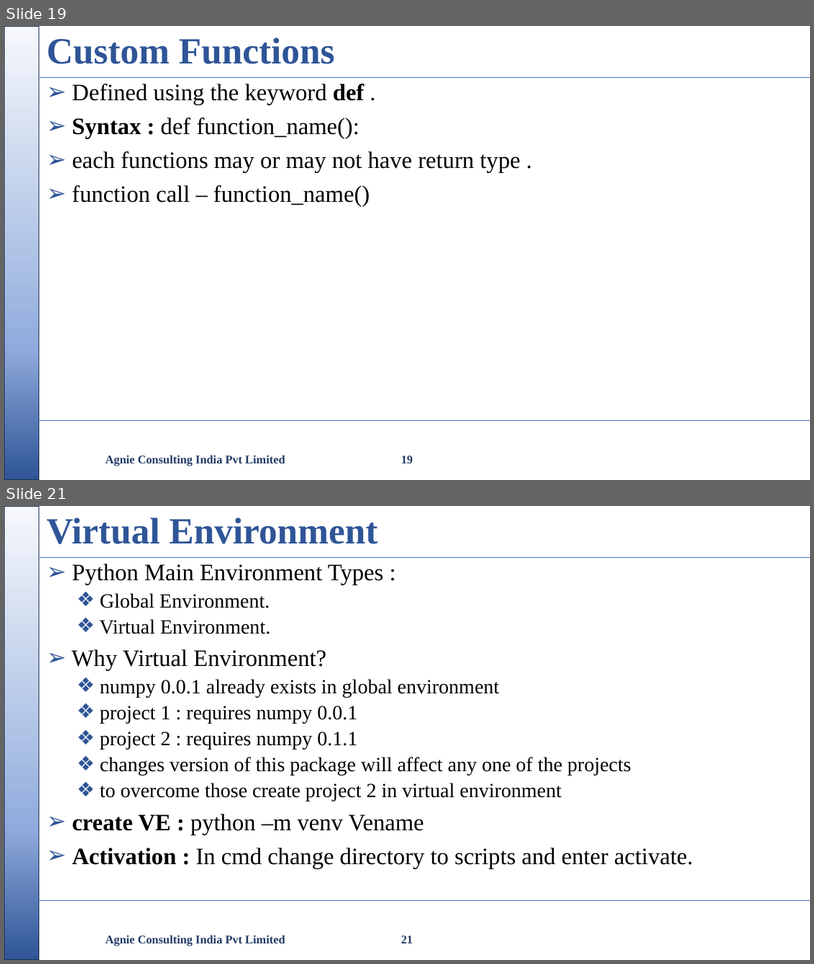
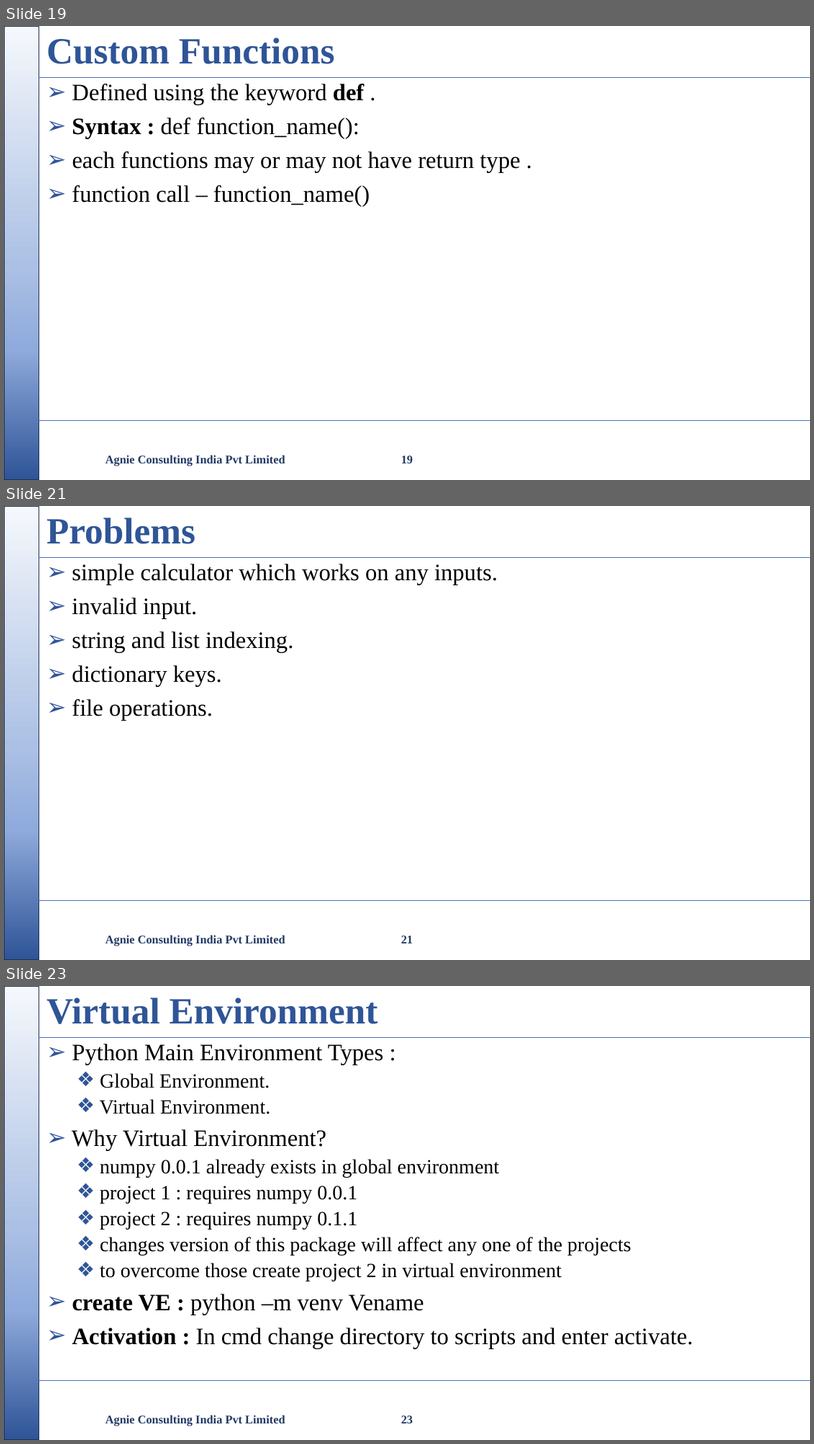
Before and after one commit to nikishdaniel1-del/Python-Cls, a slide deck: python class/Python Class.pptx. Shown one above the other, each under a label of ours: slides 19 and 21 before the commit, slides 19, 21 and 23 after it; the slides between them are not shown. The pictures are 814x964 and 814x1444 pixels, drawn with LibreOffice and Linux fonts; fonts in the diff are those of the drawing; background and template pictures are left out. Boxes give left, top, right and bottom in pixels: in the first picture for what was removed or moved away, otherwise in the second. Text is boxed around its words. In the diff, an @@ line names an element or a change of style, - is before the commit and + after.

```diff
--- a/python class/Python Class.pptx
+++ b/python class/Python Class.pptx
@@ slide 21 added at bbox=[4, 506, 810, 960], background #FFFFFF; not listed: 3 template elements that a slide beside it also shows @@
@@ title added at bbox=[46, 518, 196, 544], 44 pt, text #2F5597, bold @@
+Problems
@@ text added at bbox=[72, 564, 498, 721], 28 pt, text #000000 @@
+➢ simple calculator which works on any inputs.
+➢ invalid input.
+➢ string and list indexing.
+➢ dictionary keys.
+➢ file operations.
@@ text added at bbox=[106, 934, 285, 946], 14 pt, text #203864, bold @@
+Agnie Consulting India Pvt Limited
@@ page number added at bbox=[401, 935, 413, 943], 14 pt, text #203864, bold @@
+21
@@ what was slide 21 is now slide 23 @@
@@ page number at bbox=[401, 1415, 413, 1423]: text changed @@
-21
+23
```
Also in this commit, not shown: 6 slides changed, 1 other slide added, 4 other files.
